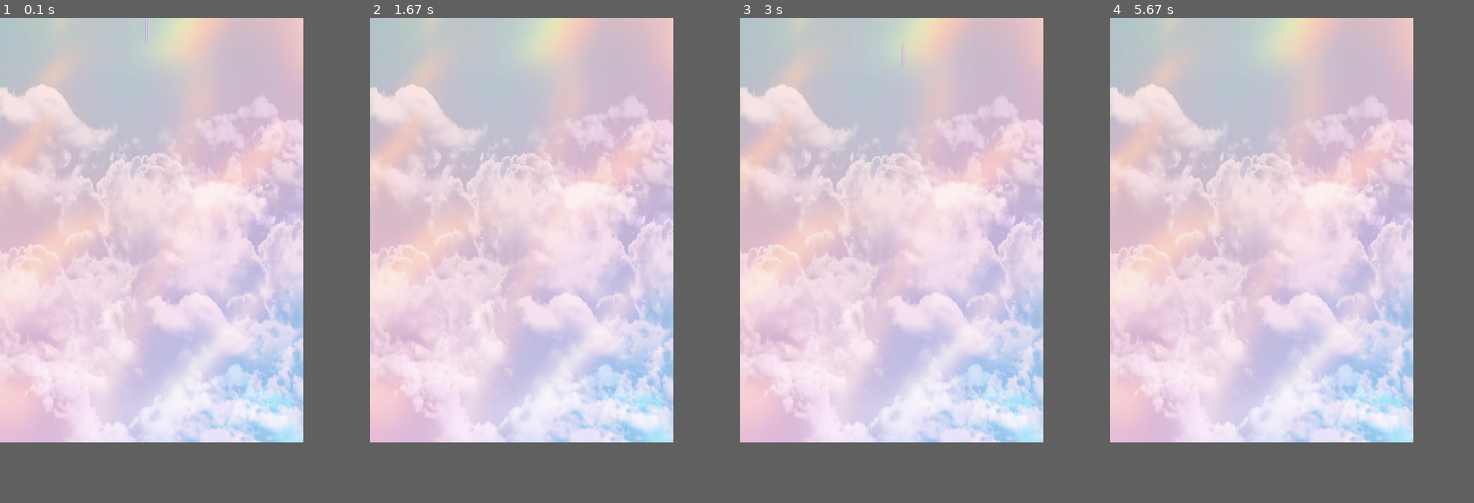
Above: before the commit, frames 1-4 (left to right).
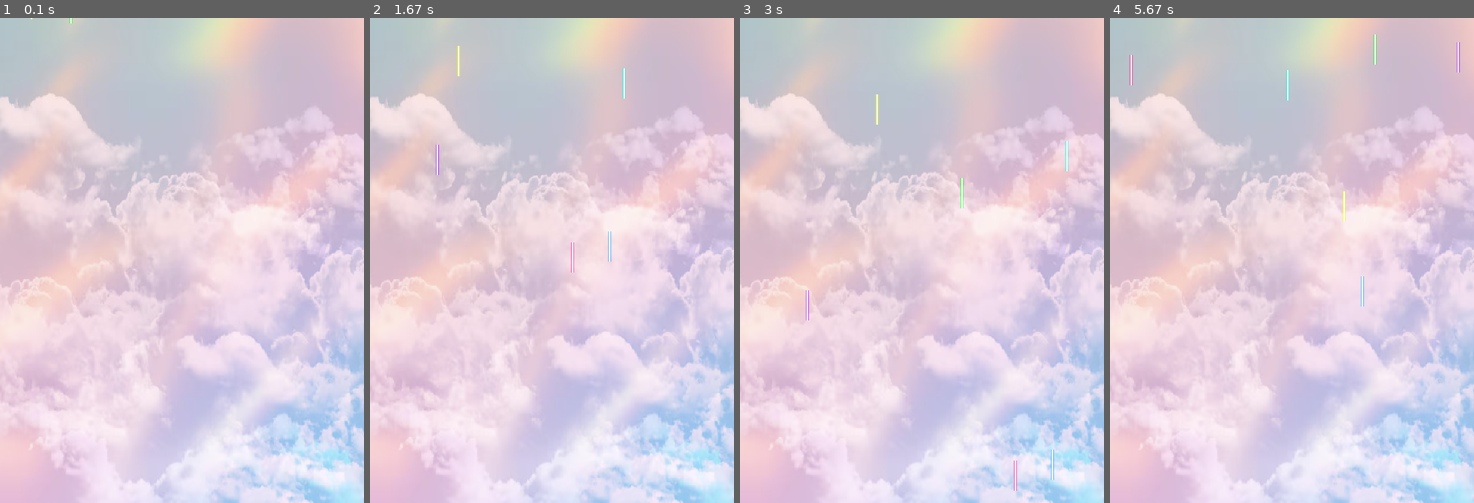
Above: after the commit, the same moments.

Repository: liviagcarvalho/pygame-Isabela-L-via-e-Paula
Game: pygame game, started from jogov1.py
Same seed, same stepped clock (60 frames per second), same inputs: the game is played once before the commit and once after it.
Inputs:
- Up to frame 1 (0.1 s): no input
- Up to frame 2 (1.67 s): no input
- Up to frame 3 (3 s): no input
- Up to frame 4 (5.67 s): no input
In our replay, the window is 500x700 before the commit and 600x800 after it. These sizes can differ from the game's own. Grey fills any space a smaller window leaves; there, only what the larger window draws over its background counts as a difference.

The runs differ from the first frame. In frame 1, 41% of the frame differs, in the area x 0-100%, y 0-100%; in frame 2, 41%; in frame 3, 41%; in frame 4, 41%.

Commit message:
laser + fundo feito

Diff:
--- a/assets.py
+++ b/assets.py
@@ -1,3 +1,4 @@
+#ARRUMAR
 import pygame
 import os
 from config import METEOR_WIDTH, METEOR_HEIGHT, SHIP_WIDTH, SHIP_HEIGHT, IMG_DIR, SND_DIR, FNT_DIR
--- a/config.py
+++ b/config.py
@@ -1,3 +1,4 @@
+#ARRUMAR
 from os import path
 
 # Estabelece a pasta que contem as figuras e sons.
--- a/jogov1.py
+++ b/jogov1.py
@@ -4,61 +4,94 @@
 pygame.init()
 
 # ----- Gera tela principal
-WIDTH = 500
-HEIGHT = 700
+WIDTH = 600
+HEIGHT = 800
 window = pygame.display.set_mode((WIDTH, HEIGHT))
 pygame.display.set_caption('🧚🏼🧚🏼‍♀️Fairy Game🧚🏼‍♀️🧚🏼')
 
-game = True
 
 imagem_fundo = pygame.image.load('assets/img/Fundo_pygame.png').convert()
 imagem_fundo = pygame.transform.scale(imagem_fundo, (WIDTH, HEIGHT))
 
-LASER_WIDTH = 50
-LASER_HEIGHT = 38
+LASER_WIDTH = 100
+LASER_HEIGHT = 50
 font = pygame.font.SysFont(None, 48)
-LASER_img = pygame.image.load('assets/img/Laser_roxo.png').convert_alpha()
-LASER_img_small = pygame.transform.scale(LASER_img, (LASER_WIDTH, LASER_HEIGHT))
 
-LASER_x = 200
-# y negativo significa que está acima do topo da janela. O meteoro começa fora da janela
-LASER_y = -LASER_HEIGHT
-LASER_speedx = 3
-LASER_speedy = 4
+# Carregando imagens dos lasers
+LASER_img_roxo = pygame.image.load('assets/img/Laser_roxo.png').convert_alpha()
+LASER_img_azul = pygame.image.load('assets/img/Laser_azul.png').convert_alpha()
+LASER_img_rosa = pygame.image.load('assets/img/Laser_rosa.png').convert_alpha()
+LASER_img_verde = pygame.image.load('assets/img/Laser_verde.png').convert_alpha()
+LASER_img_verdeagua = pygame.image.load('assets/img/Laser_verdeagua.png').convert_alpha()
+LASER_img_amarelo = pygame.image.load('assets/img/Laser_amarelo.png').convert_alpha()
+
+# Redimensionando imagens dos lasers
+LASER_img_roxo_small = pygame.transform.scale(LASER_img_roxo, (LASER_WIDTH, LASER_HEIGHT))
+LASER_img_azul_small = pygame.transform.scale(LASER_img_azul, (LASER_WIDTH, LASER_HEIGHT))
+LASER_img_rosa_small = pygame.transform.scale(LASER_img_rosa, (LASER_WIDTH, LASER_HEIGHT))
+LASER_img_verde_small = pygame.transform.scale(LASER_img_verde, (LASER_WIDTH, LASER_HEIGHT))
+LASER_img_verdeagua_small = pygame.transform.scale(LASER_img_verdeagua, (LASER_WIDTH, LASER_HEIGHT))
+LASER_img_amarelo_small = pygame.transform.scale(LASER_img_amarelo, (LASER_WIDTH, LASER_HEIGHT))
+
+#FADA IMAGEM
+
+# fada_img =
 
 
-# ===== Loop principal =====
 
-while game:
-    # ----- Trata eventos
-    for event in pygame.event.get():
-        # ----- Verifica consequências
-        if event.type == pygame.QUIT:
-            game = False
 
-    # ----- Gera saídas
-    window.fill((0, 0, 0))  # Preenche com a cor branca
-    window.blit(imagem_fundo, (0, 0))
+game = True
 
-    LASER_x += LASER_speedx
-    LASER_y += LASER_speedy
-    # Se o meteoro passar do final da tela, volta para cima
-    if LASER_y > HEIGHT or LASER_x + LASER_WIDTH < 0 or LASER_x > WIDTH:
-        # meteor_x = 200
-        # meteor_y = -METEOR_HEIGHT
-        LASER_x = random.randint(0, WIDTH-LASER_WIDTH)
-        LASER_y = random.randint(-100, -LASER_HEIGHT)
-        LASER_speedx = random.randint(-3, 3)
-        LASER_speedy = random.randint(2, 9)
+clock = pygame.time.Clock()
+FPS = 30
 
-    # ----- Gera saídas
-    window.fill((0, 0, 0))  # Preenche com a cor branca
-    window.blit(imagem_fundo, (0, 0)) # desenha imagem de fundo
-    window.blit(LASER_img_small, (LASER_x, LASER_y)) # desenha imagem do meteoro n
-    pygame.display.update()  # Mostra o novo frame para o jogador
+# CLASSE LASER
+class LASER(pygame.sprite.Sprite):
+    def __init__(self, img):
+        pygame.sprite.Sprite.__init__(self)
+        self.image = img
+        self.rect = self.image.get_rect()
+        self.rect.x = random.randint(0, WIDTH - LASER_WIDTH)
+        self.rect.y = random.randint(-100, -LASER_HEIGHT)
+        self.speedx = random.randint(-3, 3)
+        self.speedy = random.randint(2, 9) # velocidade (4,12) - para ultima fase (3,10) segunda fase
 
-# ===== Finalização =====
-pygame.quit()  # Função do PyGame que finaliza os recursos utilizados
+    def update(self):
+        self.rect.x += self.speedx
+        self.rect.y += self.speedy
+        if self.rect.top > HEIGHT or self.rect.right < 0 or self.rect.left > WIDTH:
+            self.rect.x = random.randint(0, WIDTH - LASER_WIDTH)
+            self.rect.y = random.randint(-100, -LASER_HEIGHT)
+            self.speedx = random.randint(-3, 3)
+            self.speedy = random.randint(2, 9) # velocidade (4,12) - para ultima fase (3,10) segunda fase
+
+
+
+
+
+
+# Criando um grupo de sprites para os lasers
+all_sprites = pygame.sprite.Group()
+
+# Criando os lasers e adicionando ao grupo de sprites
+l1 = LASER(LASER_img_roxo_small)
+l2 = LASER(LASER_img_azul_small)
+l3 = LASER(LASER_img_rosa_small)
+l4 = LASER(LASER_img_verde_small)
+l5 = LASER(LASER_img_verdeagua_small)
+l6 = LASER(LASER_img_amarelo_small)
+all_sprites.add(l1, l2, l3, l4, l5, l6)
+
+
+
+
+
+#AUMENTA QUANTIDADE DE LASER PARA FASES FUTURAS!!!!!!!!!
+# # Criando mais lasers e adicionando ao grupo de sprites
+# num_lasers = 12  # Aumentando a quantidade de lasers
+# for _ in range(num_lasers):
+#     l = LASER(random.choice([LASER_img_roxo_small, LASER_img_azul_small, LASER_img_rosa_small, LASER_img_verde_small, LASER_img_amarelo_small, LASER_img_verdeagua_small]))
+#     all_sprites.add(l)
 
 
 
@@ -66,75 +99,24 @@
 
 
 
+# ===== Loop principal =====
+while game:
+    clock.tick(FPS)
 
+    # Trata eventos
+    for event in pygame.event.get():
+        if event.type == pygame.QUIT:
+            game = False
 
+    # Atualiza estado do jogo
+    all_sprites.update()
 
+    # Gera saídas
+    window.fill((0, 0, 0))
+    window.blit(imagem_fundo, (0, 0))
+    all_sprites.draw(window)
 
+    pygame.display.update()
 
-
-# # ----- Inicia estruturas de dados
-# # Definindo os novos tipos
-# class Meteor(pygame.sprite.Sprite):
-#     def __init__(self, img):
-#         # Construtor da classe mãe (Sprite). # Todo Sprite deve definir um atributo image e um rect, eles são utilizados para desenhar a imagem.
-#         pygame.sprite.Sprite.__init__(self)
-#         # O rect define a posição do retângulo da imagem
-#         self.image = img
-#         self.rect = self.image.get_rect()
-#         self.rect.x = random.randint(0, WIDTH-LASER_WIDTH)
-#         self.rect.y = random.randint(-100, -LASER_HEIGHT)
-#         self.speedx = random.randint(-3, 3)
-#         self.speedy = random.randint(2, 9)
-
-#     def update(self):
-#         # Atualizando a posição do meteoro
-#         self.rect.x += self.speedx
-#         self.rect.y += self.speedy
-#         # Se o meteoro passar do final da tela, volta para cima e sorteia
-#         # novas posições e velocidades
-#         if self.rect.top > HEIGHT or self.rect.right < 0 or self.rect.left > WIDTH:
-#             self.rect.x = random.randint(0, WIDTH-LASER_WIDTH)
-#             self.rect.y = random.randint(-100, -LASER_HEIGHT)
-#             self.speedx = random.randint(-3, 3)
-#             self.speedy = random.randint(2, 9)
-
-# game = True
-# # Variável para o ajuste de velocidade
-# clock = pygame.time.Clock()
-# FPS = 30
-
-# # Criando dois meteoros
-# meteor1 = Meteor(LASER_img)
-# meteor2 = Meteor(LASER_img)
-# meteor3 = Meteor(LASER_img)
-# meteor4 = Meteor(LASER_img)
-
-# # ===== Loop principal =====
-# while game:
-#     clock.tick(FPS)
-
-#     # ----- Trata eventos
-#     for event in pygame.event.get():
-#         # ----- Verifica consequências
-#         if event.type == pygame.QUIT:
-#             game = False
-
-#     # ----- Atualiza estado do jogo
-#     # Atualizando a posição dos meteoros
-#     meteor1.update()
-#     meteor2.update()
-#     meteor3.update()
-#     meteor4.update()
-#     # ----- Gera saídas
-#     window.fill((0, 0, 0))  # Preenche com a cor branca
-#     window.blit(imagem_fundo, (0, 0))
-#     # Desenhando meteoros
-#     window.blit(meteor1.image, meteor1.rect)
-#     window.blit(meteor2.image, meteor2.rect)
-#     window.blit(meteor3.image, meteor3.rect)
-#     window.blit(meteor4.image, meteor4.rect)
-
-#     pygame.display.update()  # Mostra o novo frame para o jogador
-
-# # ===== Finalização =====
-# pygame.quit()  # Função do PyGame que finaliza os recursos utilizados
+# Finalização
+pygame.quit()
Binary file added: assets/img/FADAbem.png
Binary file added: assets/img/FADAmal.png
Not shown, changed: .DS_Store
Not shown, changed: assets/.DS_Store
Not shown, changed: assets/img/.DS_Store
